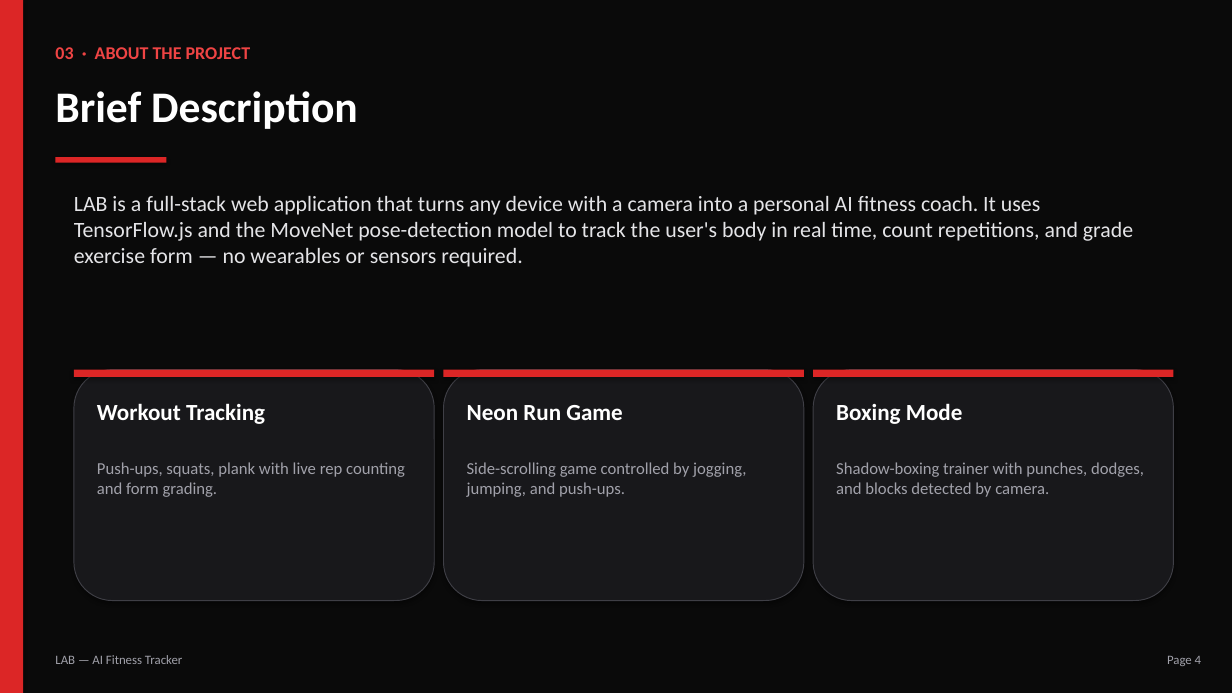
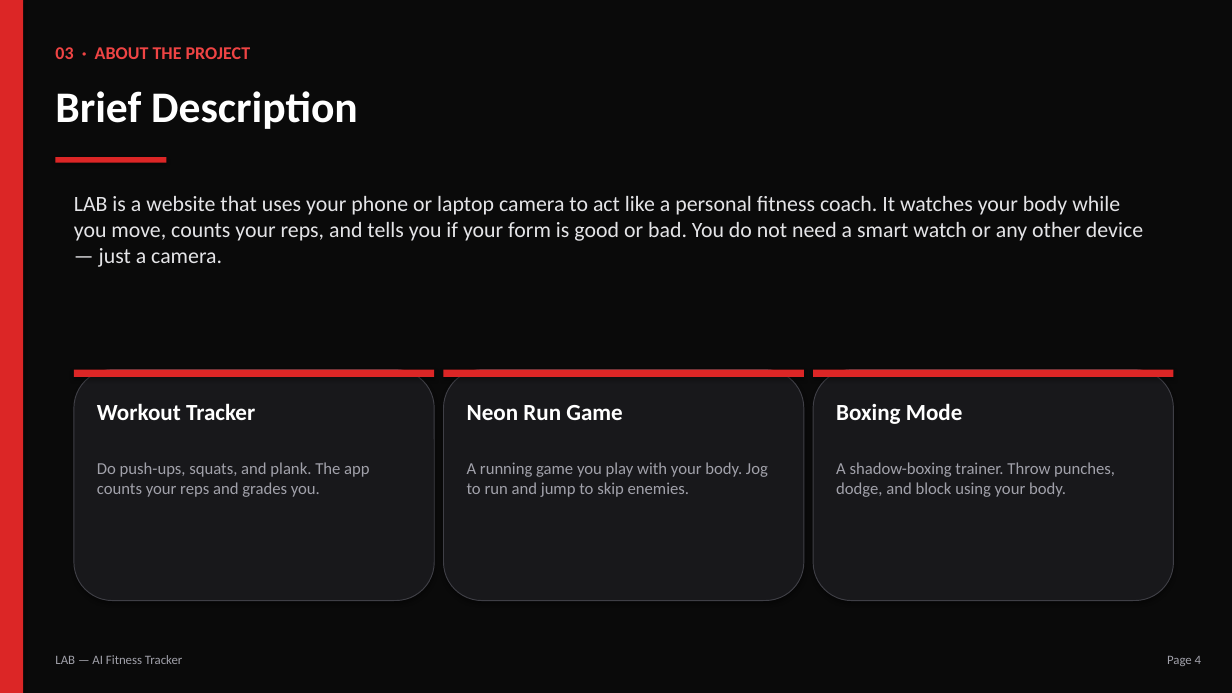
Before and after one commit to nv23158-mohammed-jasim/GRD-PROJECT, a slide deck: slide 4 of attached_assets/LAB_Project_Presentation.pptx. Drawn at 1232x693 pixels with LibreOffice and Linux fonts; fonts in the diff are those of the drawing. Boxes give left, top, right and bottom in pixels: in the first picture for what was removed or moved away, otherwise in the second. Text is boxed around its words. In the diff, an @@ line names an element or a change of style, - is before the commit and + after.

```diff
--- a/attached_assets/LAB_Project_Presentation.pptx
+++ b/attached_assets/LAB_Project_Presentation.pptx
@@ text at (x1=74, y1=196, x2=1143, y2=267): text changed @@
-LAB is a full-stack web application that turns any device with a camera into a personal AI fitness coach. It uses TensorFlow.js and the MoveNet pose-detection model to track the user's body in real time, count repetitions, and grade exercise form — no wearables or sensors required.
+LAB is a website that uses your phone or laptop camera to act like a personal fitness coach. It watches your body while you move, counts your reps, and tells you if your form is good or bad. You do not need a smart watch or any other device — just a camera.
@@ text at (x1=97, y1=403, x2=255, y2=420): text changed @@
-Workout Tracking
+Workout Tracker
@@ text at (x1=97, y1=462, x2=369, y2=497): text changed @@
-Push-ups, squats, plank with live rep counting and form grading.
+Do push-ups, squats, and plank. The app counts your reps and grades you.
@@ text at (x1=467, y1=462, x2=768, y2=497): text changed @@
-Side-scrolling game controlled by jogging, jumping, and push-ups.
+A running game you play with your body. Jog to run and jump to skip enemies.
@@ text at (x1=836, y1=462, x2=1115, y2=497): text changed @@
-Shadow-boxing trainer with punches, dodges, and blocks detected by camera.
+A shadow-boxing trainer. Throw punches, dodge, and block using your body.
```
Also in this commit, not shown: 5 other slides changed, 2 other files.
